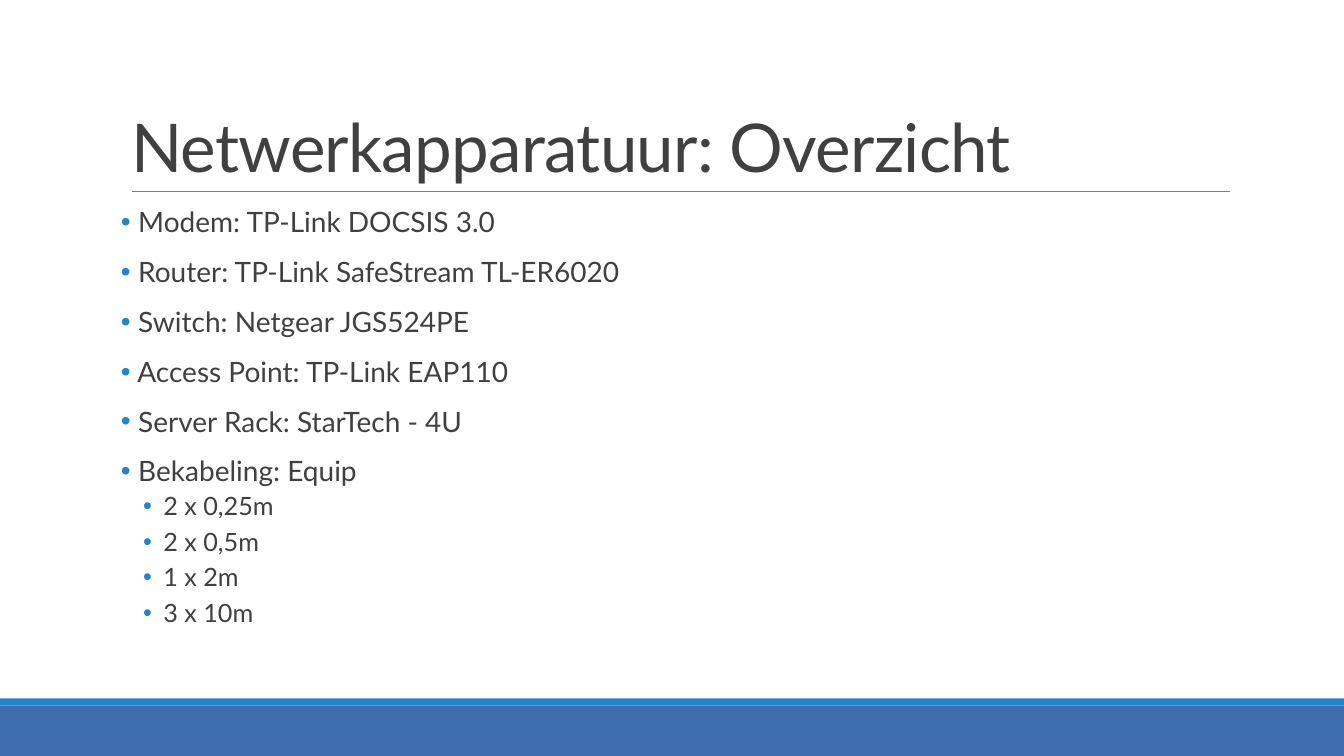
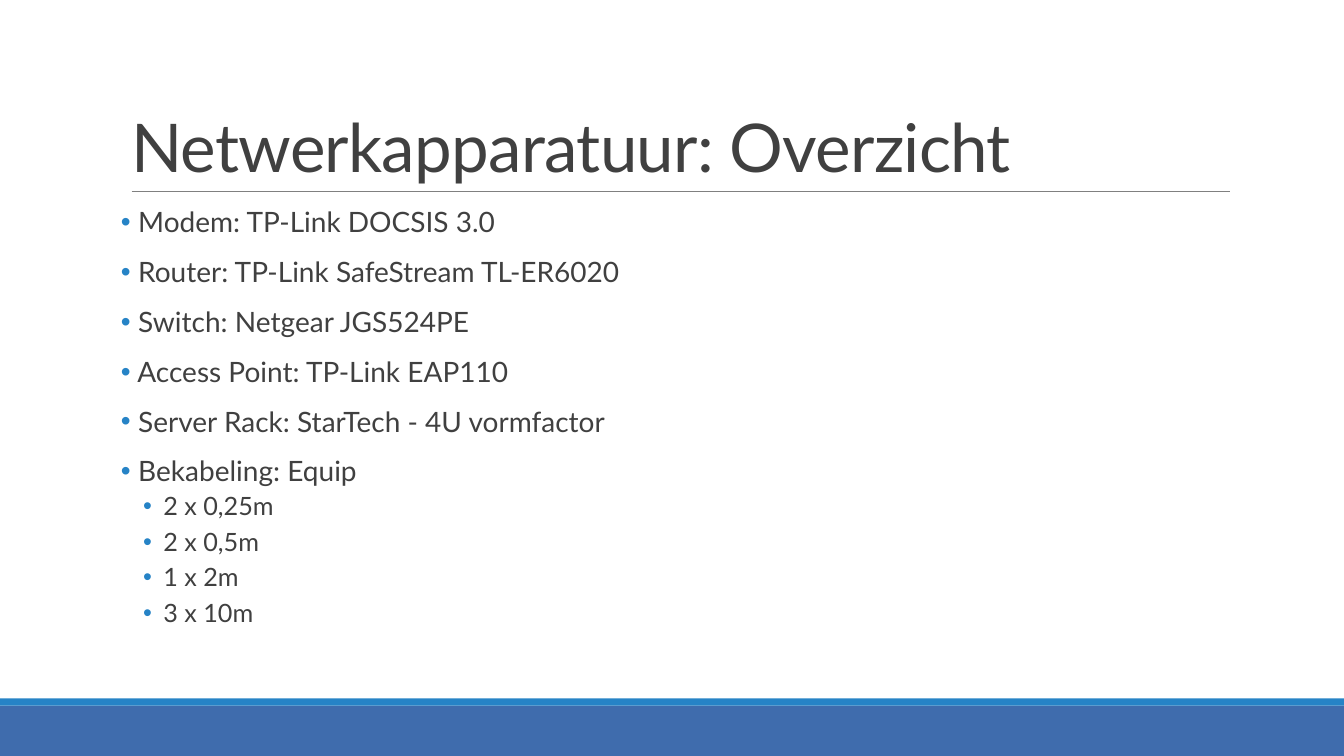
Before and after one commit to JensVL/projecten2, a slide deck: slide 4 of opdracht03/G36/Voorstelling G36.pptx. Drawn at 1344x756 pixels with LibreOffice and Linux fonts; fonts in the diff are those of the drawing. Boxes give left, top, right and bottom in pixels: in the first picture for what was removed or moved away, otherwise in the second. Text is boxed around its words. In the diff, an @@ line names an element or a change of style, - is before the commit and + after.

```diff
--- a/opdracht03/G36/Voorstelling G36.pptx
+++ b/opdracht03/G36/Voorstelling G36.pptx
@@ text at [138, 411, 605, 433]: text changed @@
-• Server Rack: StarTech - 4U
+• Server Rack: StarTech - 4U vormfactor
```
Also in this commit, not shown: 8 other slides changed.
